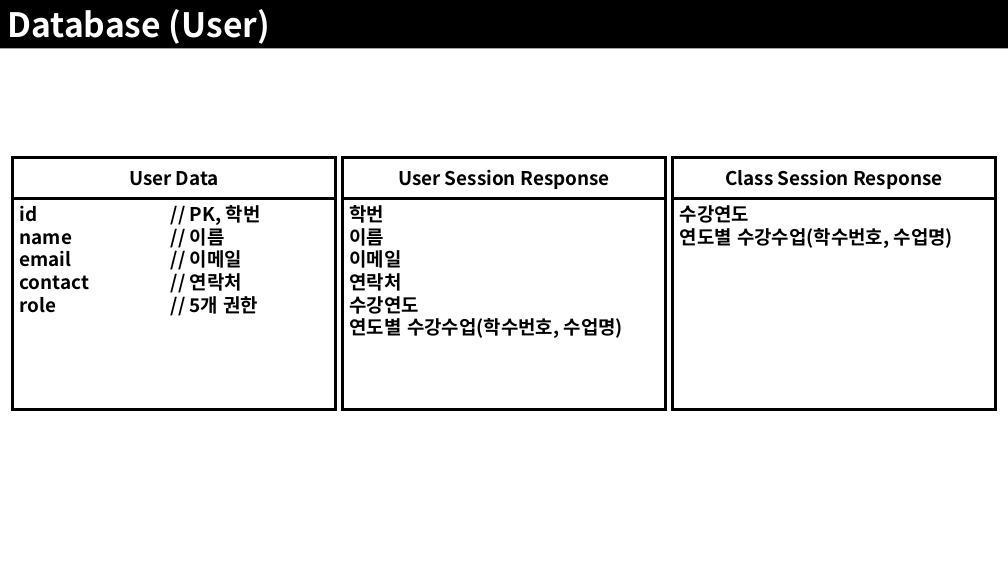
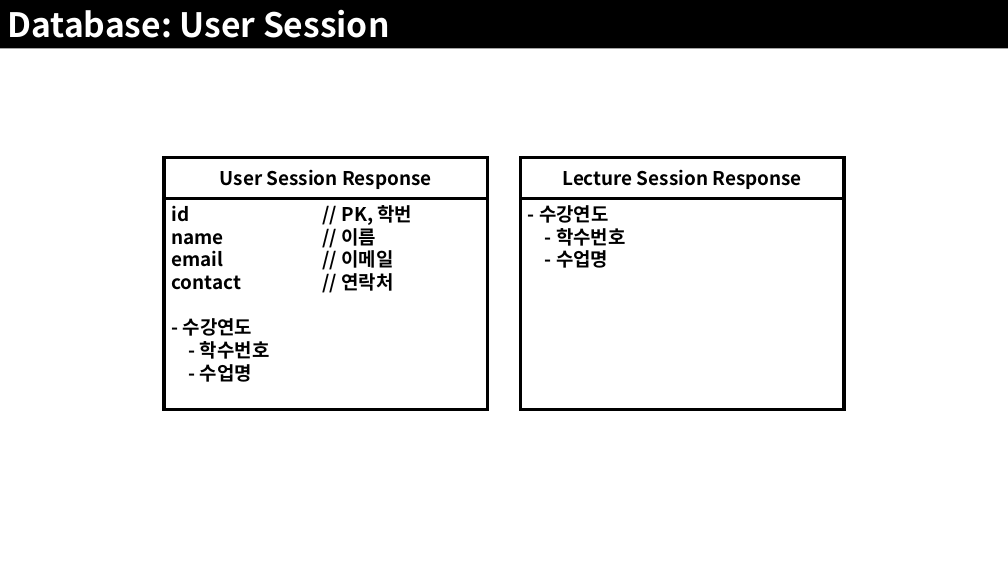
Before and after one commit to JoSihun/CGVR_Lab, a slide deck: slide 23 of documents/01_프로젝트_개발계획.pptx (slide 19 before the commit). Drawn at 1008x567 pixels with LibreOffice and Linux fonts; fonts in the diff are those of the drawing. Boxes give left, top, right and bottom in pixels: in the first picture for what was removed or moved away, otherwise in the second. Text is boxed around its words. In the diff, an @@ line names an element or a change of style, - is before the commit and + after.

Commit message:
2022.08.02(화) / 21:45

```diff
--- a/documents/01_프로젝트_개발계획.pptx
+++ b/documents/01_프로젝트_개발계획.pptx
@@ text in rectangle at (x1=7, y1=9, x2=390, y2=38): text changed @@
-Database (User)
+Database: User Session
@@ rectangle removed at (x1=12, y1=157, x2=336, y2=199) @@
-User Data
@@ rectangle "User Session Response" moved from (x1=343, y1=157, x2=666, y2=199) to (x1=164, y1=157, x2=488, y2=199) @@
@@ rectangle "Lecture Session Response" moved from (x1=672, y1=157, x2=996, y2=199) to (x1=520, y1=157, x2=844, y2=199) @@
@@ text in rectangle at (x1=562, y1=169, x2=801, y2=189): text changed @@
-Class Session Response
+Lecture Session Response
@@ rectangle removed at (x1=12, y1=199, x2=336, y2=410) @@
-id // PK, 학번
-name // 이름
-email // 이메일
-contact // 연락처
-role // 5개 권한
@@ rectangle "id // PK, 학번" moved from (x1=343, y1=199, x2=666, y2=410) to (x1=164, y1=199, x2=488, y2=410) @@
@@ text in rectangle at (x1=171, y1=205, x2=626, y2=291): text changed @@
-학번
-이름
-이메일
-연락처
-수강연도
-연도별 수강수업(학수번호, 수업명)
+id // PK, 학번
+name // 이름
+email // 이메일
+contact // 연락처
+- 수강연도
+- 학수번호
+- 수업명
@@ rectangle "- 수강연도" moved from (x1=672, y1=199, x2=996, y2=410) to (x1=520, y1=199, x2=844, y2=410) @@
@@ text in rectangle at (x1=183, y1=318, x2=270, y2=382): text changed @@
-수강연도
-연도별 수강수업(학수번호, 수업명)
+- 수강연도
+- 학수번호
+- 수업명
```
Also in this commit, not shown: 8 other slides changed, 11 slides added, 5 slides removed.
